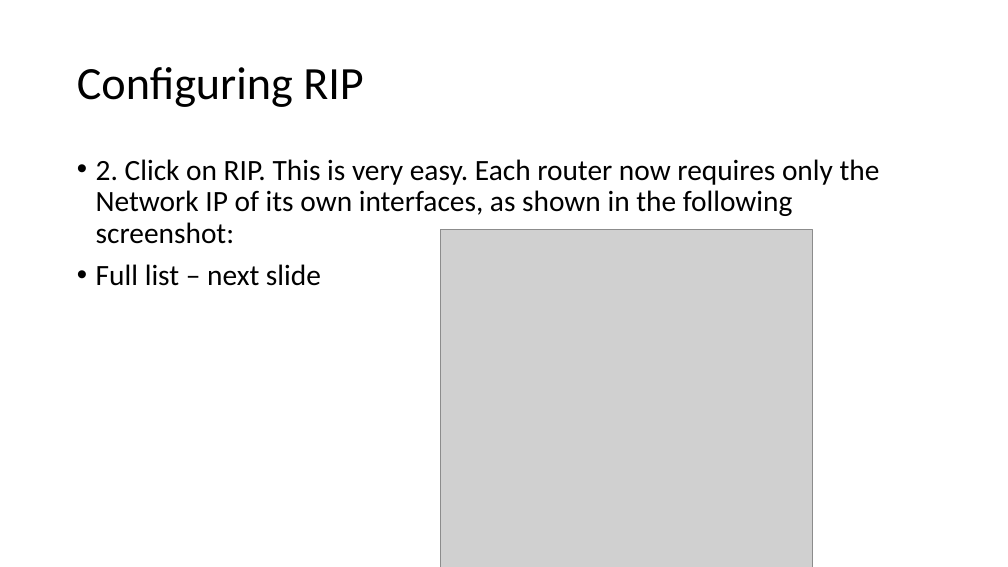
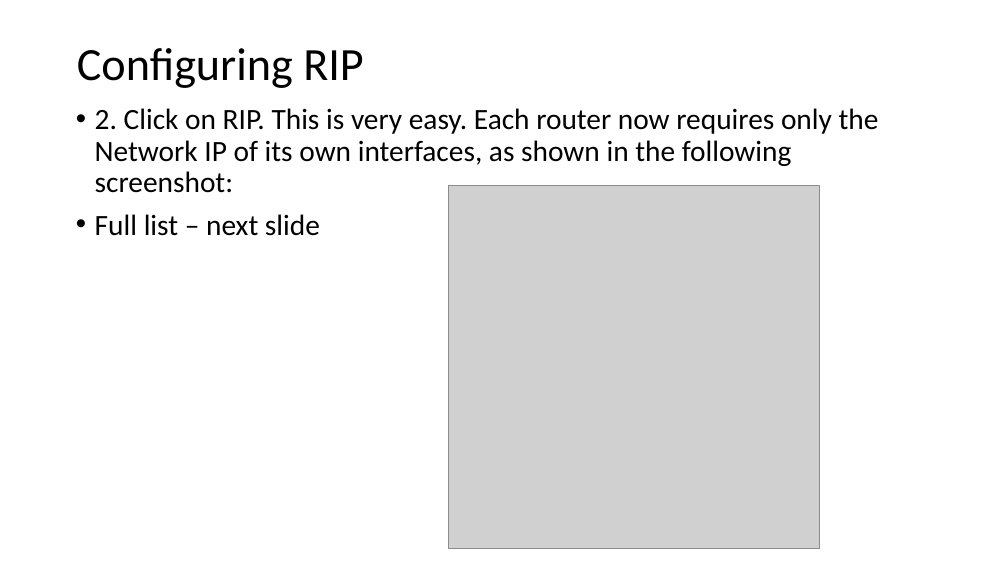
Before and after one commit to pranayshahare26/Cloud_Computing, a slide deck: slide 10 of Packet Tracer - Routing.pptx. Drawn at 1008x567 pixels with LibreOffice and Linux fonts; fonts in the diff are those of the drawing; grey boxes stand for pictures. Boxes give left, top, right and bottom in pixels: in the first picture for what was removed or moved away, otherwise in the second. Text is boxed around its words. In the diff, an @@ line names an element or a change of style, - is before the commit and + after.

```diff
--- a/Packet Tracer - Routing.pptx
+++ b/Packet Tracer - Routing.pptx
@@ title "Configuring RIP": place and size @@
-title "Configuring RIP" at [77,67,364,107]
+title "Configuring RIP" at [77,48,364,88]
@@ text "2. Click on RIP. This ...": place and size @@
-text "2. Click on RIP. This ..." at [96,159,880,286]
+text "2. Click on RIP. This ..." at [95,108,879,236]
@@ picture: place and size @@
-picture at [441,230,813,567]
+picture at [448,185,820,548]
```
Also in this commit, not shown: 1 other slide changed, 7 other files.
